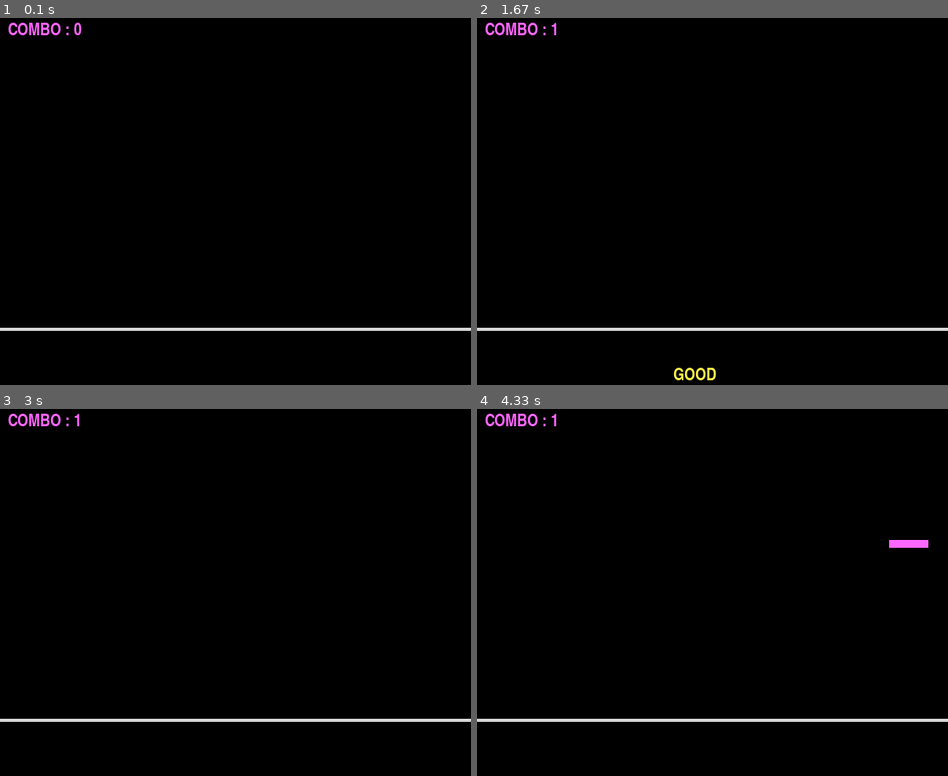
Above: before the commit, frames 1-4 (two rows, left to right).
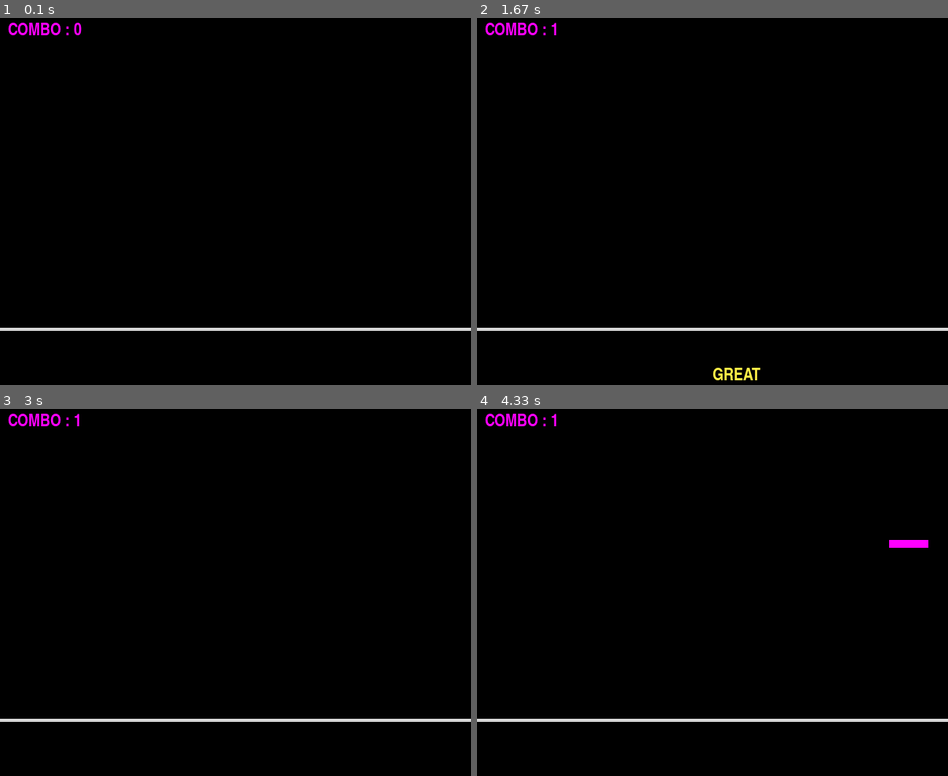
Above: after the commit, the same moments.

Repository: lsm2714/rerorerorerorerorerorero
Game: pygame game, started from pygame_rhythm.py
Two runs of this game, one before a commit and one after it. Both use one fixed random seed, a clock stepped at 60 frames per second and the inputs below.
Inputs:
- Up to frame 1 (0.1 s): no input
- Up to frame 2 (1.67 s): hold D 0.83-1.3 s; hold A from 1.33 s (still down)
- Up to frame 3 (3 s): release A at 1.87 s
- Up to frame 4 (4.33 s): no input

The runs differ from the first frame. In frame 1, 0.3% of the frame differs, in the area x 1-18%, y 1-5%; in frame 2, 0.6%, in the area x 1-61%, y 1-99%; in frame 3, 0.3%; in frame 4, 0.4%.

Commit message:
양방향 리즈무게무

Diff:
--- a/pygame_rhythm.py
+++ b/pygame_rhythm.py
@@ -1,33 +1,34 @@
 # pygame 모듈 불러오기
 import pygame
 
-# 원활한 실행을 위해 init() 메서드 설정
+# 원활한 실행을 위해 init()로 pygame 초기화
 pygame.init()
 
 # 화면 크기 설정
 WINDOW_WIDTH = 600
 WINDOW_HEIGHT = 500
 
-# 음악 설정
-pygame.mixer.music.load('yume.mp3')
-pygame.mixer.music.set_volume(0.4)
-pygame.mixer.music.play()
+# 콤보 텍스트 설정
+COMBO = 0
+
+# 판정 시간, 판정 텍스트 미리 설정
+judgement_time = 0
+judgement_text = ''
 
 # FPS 설정
 clock = pygame.time.Clock()
 
-# 콤보 변수 추가
-COMBO = 0
+# 음악 넣기
+pygame.mixer.music.load('INSOMNIA.mp3')
+pygame.mixer.music.set_volume(0.4)
+pygame.mixer.music.play()
 
-# 화면 크기 적용, 이름 설정
+# 화면 크기 적용, 이름 설정하기
 display_surface = pygame.display.set_mode((WINDOW_WIDTH, WINDOW_HEIGHT))
-pygame.display.set_caption('正夢')
+pygame.display.set_caption('파이리즈무 : INSOMNIA')
 
 # 판정 폰트 설정
 impact_font = pygame.font.SysFont('impact', 20)
-
-# 떨어지는 상태의 노트를 추가할 리스트 생성
-falling_notes = []
 
 # 노트 리스트 설정 : 시간, x, y 좌표
 notes = [
@@ -37,86 +38,93 @@
     {'time' : 4000, 'x' : 525, 'y' : -50}
 ]
 
-# 키별 라인 설정 (a, s, d, f)
-key_map = {
+# 현재 떨어지는 노트를 따로 분리할 리스트 선언
+falling_notes = []
+
+# ASDF 키 리스트 설정
+key_maps = {
     pygame.K_a : 75,
     pygame.K_s : 225,
     pygame.K_d : 375,
-    pygame.K_f : 525,
+    pygame.K_f : 525
 }
 
-# 판정 결과 변수 추가
-judgement_text = ""
-judgement_time = 0
-
-# 화면이 계속 출력될 수 있도록 while 반복문에 True 조건 설정
+# 화면이 계속 실행될 수 있게 while 반복문으로 True 조건 실행하기
 running = True
 while running :
-    current_time = pygame.time.get_ticks() # 현재 흘러가는 시간을 변수에 저장
+    # 현재 시간 저장
+    current_time = pygame.time.get_ticks()
 
     for event in pygame.event.get() :
         if event.type == pygame.QUIT :
             running = False
 
-    # 이미지 등이 겹쳐 보이지 않게 fill() 메서드로 검게 칠하기
-    display_surface.fill((0, 0, 0))
-
-    # 특정 시간이 되면 떨어지기 전의 노트를 삭제
-    # 떨어지는 상태의 노트 구분을 설정하여 각각의 리스트에 집어넣어 오류 방지
+    # for 반복문 활용하여 특정 시간이 되면 떨어지는 노트 따로 분리, 원래 리스트의 노트를 삭제
     for note in notes[:] :
         if current_time >= note['time'] :
             falling_notes.append(note)
             notes.remove(note)
 
-    # 노트의 이동 속도 설정, 노트 그리기 (시간 기반)
-    NOTE_SPEED = 0.7 # 노트 속도 설정 (곱할 것이기 때문에 0.n 정도가 좋다.)
+    # 화면 검은색으로 덮어서 이미지가 움직일 때 겹쳐 보이지 않게 하기
+    display_surface.fill((0, 0, 0))
+
+    # 떨어지는 노트 그리기, 이동 속도 설정 (시간 기반)
+    NOTE_SPEED = 0.7 # 속도 설정 (곱할 것이기 때문에 1 이하가 적당)
     for note in falling_notes :
-        # 현재 시간 - 정해진 시간을 노트 시작 변수에 실시간으로 저장
-        # 아래를 보면 만약 현재 시간이 10000일 때 'time'키도 10000이 되므로 빼면 0부터 다시 시작하여 속도가 앞의 것들과 일치한 것이다.
+        # 노트 시작 변수는 현재 시간 - 특정 시간 을 해서 값이 점점 커지게 하기
         time_since_note_start = current_time - note['time']
+        # 노트가 떨어지는 속도 설정
         note['y'] = -50 + NOTE_SPEED * time_since_note_start
-        pygame.draw.rect(display_surface, (255, 104, 255), (note['x'], note['y'], 50, 10))
+        # 사각형의 노트 그리기
+        pygame.draw.rect(display_surface, (255, 0, 255), (note['x'], note['y'], 50, 10))
 
-        # 키 입력 판정 처리 (for문 안에 넣는 거 맞음)
-        keys = pygame.key.get_pressed()
+        # 키 설정
+        keys = pygame.key.get_pressed() # 누른 키를 실시간으로 keys 변수에 전달
 
-        for key, x in key_map.items() :
-            if keys[key] :
+        # 노트 판정, 판정 텍스트 출력
+        for key, x in key_maps.items() :
+            if keys[key] : # 여기서 누른 키의 값에 따라 그에 맞는 x값을 가져온다.
                 for note in falling_notes[:] :
-                    if abs(note['x'] - x)  < 5 and abs(note['y'] - 400) < 30 :
-                        offset = abs(note['y'] - 400)
-                        if offset < 10 :
+                    if abs(note['x'] - x) < 5 and abs(note['y'] - 400) < 30 :
+                        offset = note['y'] - 400
+                        abs_offset = abs(offset) # 절댓값으로 바꿔주는 이유 :
+                        # 이게 바꾸기 전( 그냥 offset 값으로 판정 설정 )에서는 371의 위치에서 클릭해도 PERFECT가 떴던 건
+                        # 371 - 400 = -29 로 첫 번째 if 조건식 ( < 10 )과 일치하니까 PERFECT가 출력됬던거고 이제 이걸 절댓값으로 바꾸니까
+                        # -가 사라져서 맨 위에서 클릭하면 29가 되서 MISS 출력
+                        # 옵셋 값에 따라 판정 텍스트, 콤보 설정
+                        if abs_offset < 10 :
+                            COMBO += 1
                             judgement_text = 'PERFECT'
+                            result_text = impact_font.render(judgement_text, True, (255, 0, 255), None)
+                        elif abs_offset < 20 :
                             COMBO += 1
-                            result_surface = impact_font.render(judgement_text, True, (255, 0, 255), None)
-                        elif offset < 20 :
-                            judgement_text = 'GOOD'
-                            COMBO += 1
-                            result_surface = impact_font.render(judgement_text, True, (255, 240, 71), None)
+                            judgement_text = 'GREAT'
+                            result_text = impact_font.render(judgement_text, True, (255, 240, 71), None)
                         else :
+                            COMBO = 0
                             judgement_text = 'MISS'
-                            COMBO = 0
-                            result_surface = impact_font.render(judgement_text, True, (214, 214, 214), None)
-                        judgement_time = current_time
+                            result_text = impact_font.render(judgement_text, True, (214, 214, 214), None)
+                        # 위의 조건식이 True이면 ASDF 중 하나 누른 후 note 삭제
+                        judgement_time = current_time # 노트 삭제와 동시에 노트가 사라지니까 위의 조건식이 초기화가 되어서 딱 그 순간의 값이 저장됨
                         falling_notes.remove(note)
-                        break
+                        break # 오류 방지
 
     # 판정선 그리기
     pygame.draw.line(display_surface, (214, 214, 214), (0, 400), (WINDOW_WIDTH, 400), 4)
 
-    # 콤보 출력
-    combo_text = impact_font.render(f'COMBO : {COMBO}', True, (255, 102, 255), None)
+    # 판정 텍스트 출력 (1초 동안)
+    if current_time - judgement_time < 1000 and judgement_text :
+        display_surface.blit(result_text, (300, 450))
+
+    # 콤보 수 출력
+    combo_text = impact_font.render(f'COMBO : {COMBO}', True, (255, 0, 255), None)
     display_surface.blit(combo_text, (10, 10))
 
-    # 판정 텍스트 출력 (1초 유지)
-    if current_time - judgement_time < 1000 and judgement_text :
-        display_surface.blit(result_surface, (250, 450))
-
-    # 화면을 FPS마다 업데이트
+    # 화면 계속 업데이트
     pygame.display.update()
 
-    # FPS 적용
+    # FPS 설정
     clock.tick(60)
 
-# 원활한 종료를 위해 quit() 설정
+# 화면의 원활한 종료를 위해 quit() 설정
 pygame.quit()
